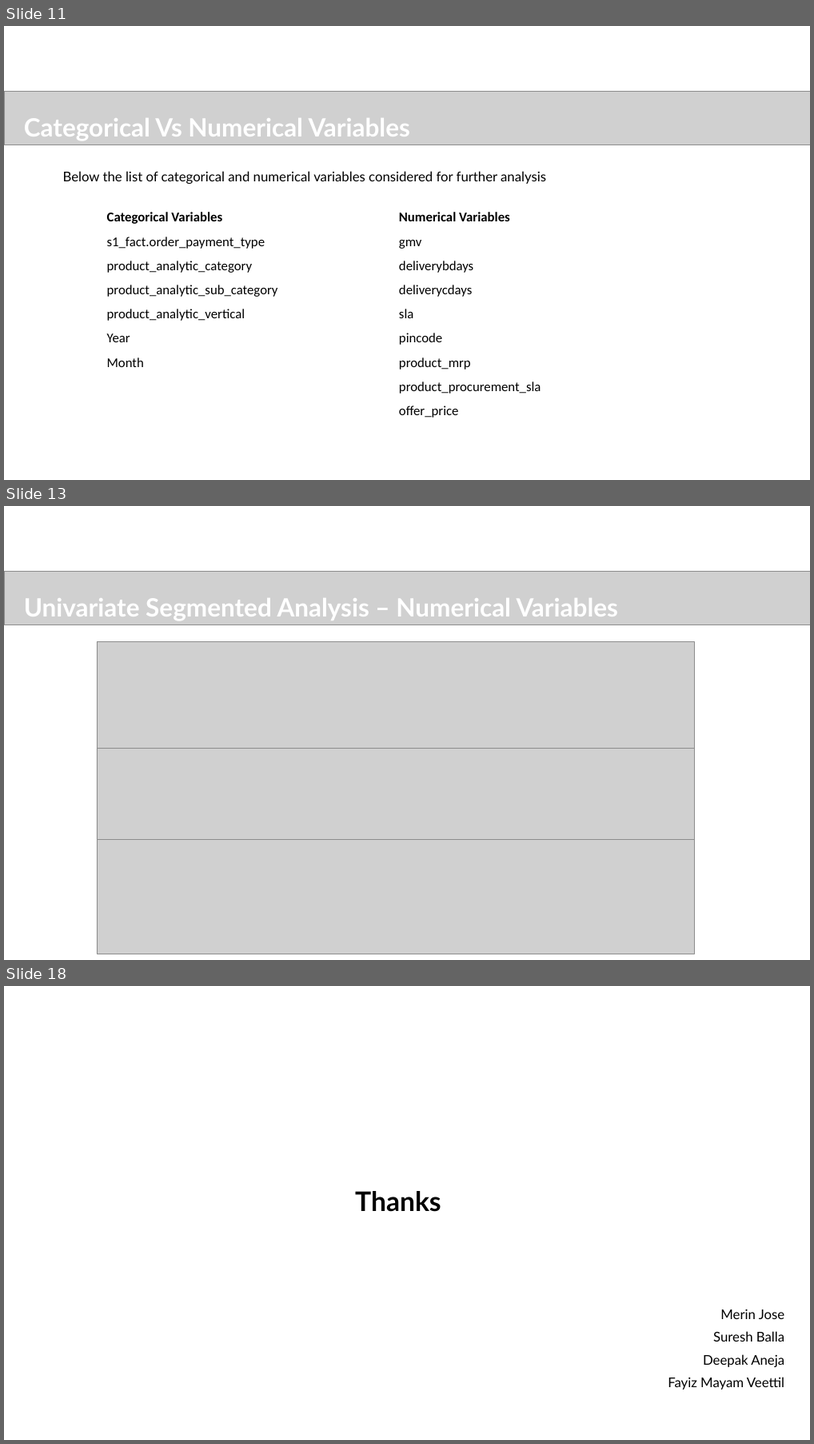
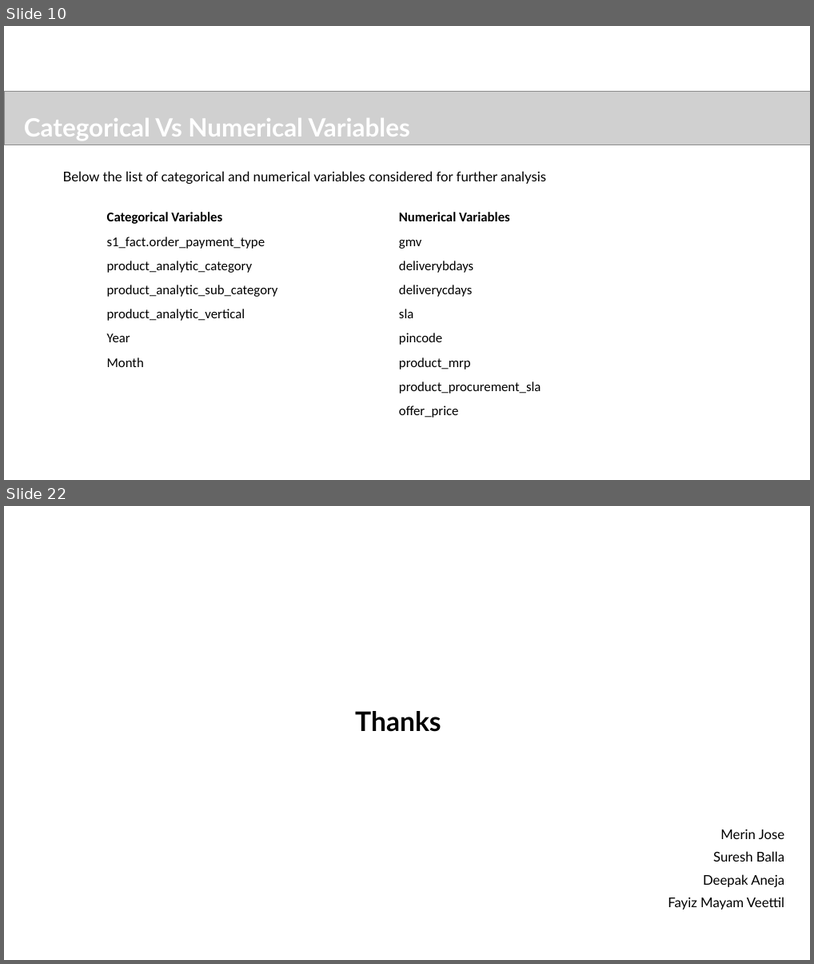
Before and after one commit to sureshballa/data-science-projects, a slide deck: Capstone Project/Ecommerce_Capstone_Project.pptx. Shown one above the other, each under a label of ours: slides 11, 13 and 18 before the commit, slides 10 and 22 after it; the slides between them are not shown. The pictures are 814x1444 and 814x964 pixels, drawn with LibreOffice and Linux fonts; fonts in the diff are those of the drawing; grey boxes stand for pictures; background and template pictures are left out. Boxes give left, top, right and bottom in pixels: in the first picture for what was removed or moved away, otherwise in the second. Text is boxed around its words. In the diff, an @@ line names an element or a change of style, - is before the commit and + after.

```diff
--- a/Capstone Project/Ecommerce_Capstone_Project.pptx
+++ b/Capstone Project/Ecommerce_Capstone_Project.pptx
@@ slide 13 removed at (4, 506, 810, 960), background #FFFFFF @@
@@ picture removed at (4, 572, 810, 624) @@
@@ text removed at (24, 598, 618, 620) @@
-Univariate Segmented Analysis – Numerical Variables
@@ picture removed at (97, 641, 694, 953) @@
@@ picture removed at (97, 748, 694, 840) @@
@@ what was slide 11 is now slide 10 @@
@@ what was slide 18 is now slide 22 @@
```
Also in this commit, not shown: 10 slides changed, 6 slides added, 1 other slide removed.
